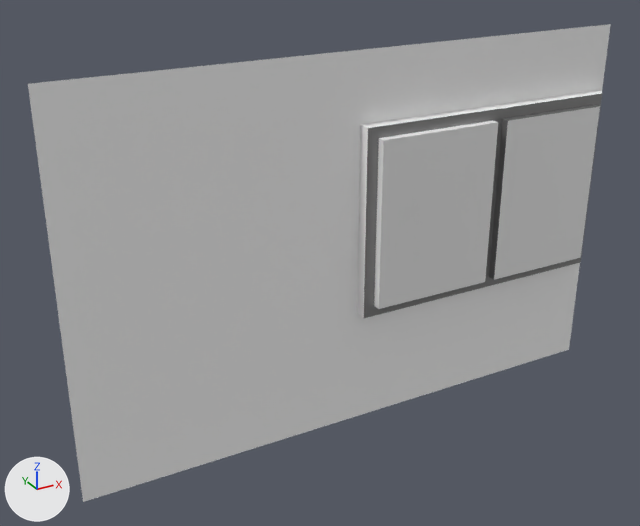
Before and after pictures for a commit that changed the FBX model Assets/Models/Building/Wall06_4m.fbx.
One viewpoint serves both versions: a 50 mm lens placed at (-4.86, -4.61, 3.57), pointed at (-2.29, 0.06, 1.23). Arrows for +X, +Y and +Z are at lower left; the lights stay in place. Where no turn or scale is listed for an object, it has been applied to the vertices.

The first picture shows 'Wall06_4m'.
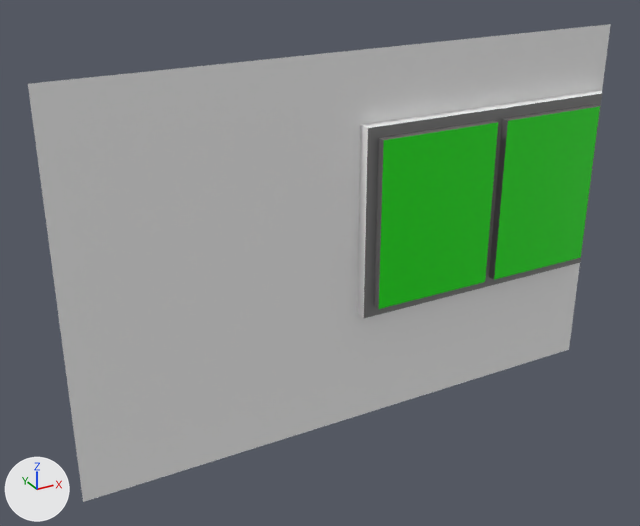
Where the change shows, as pixel boxes [x1, y1, x2, y2] in the pictures (640 x 526 px):
'Wall06_4m', recoloured (grey to green): [366, 103, 601, 312] in both
part 1 of me_cube_039, recoloured: [374, 120, 497, 309] in both

What changed in the scene script:
```text
Change mat_windows:
    mat_windows.base_color: (0.8, 0.8, 0.8) -> (0.0046, 0.8, 0.0)  # white #e7e7e7 -> green #0fe700
Change me_cube_039:
    where me_cube_039.from_pydata(...)  # 64 vertices, 51 faces; spans x -4.0..0.0, y -0.14..0.0, z 0.0..2.6
    used by ob_wall06_4m; location = (0.0, 0.0, 0.0)
    me_cube_039 part 1: all 3 faces centred in x -1.96..-1.06, y -0.11, z 1.48..2.06 switch from mat_primary (white #f3f3f3) to mat_frames (grey #909090)
```
